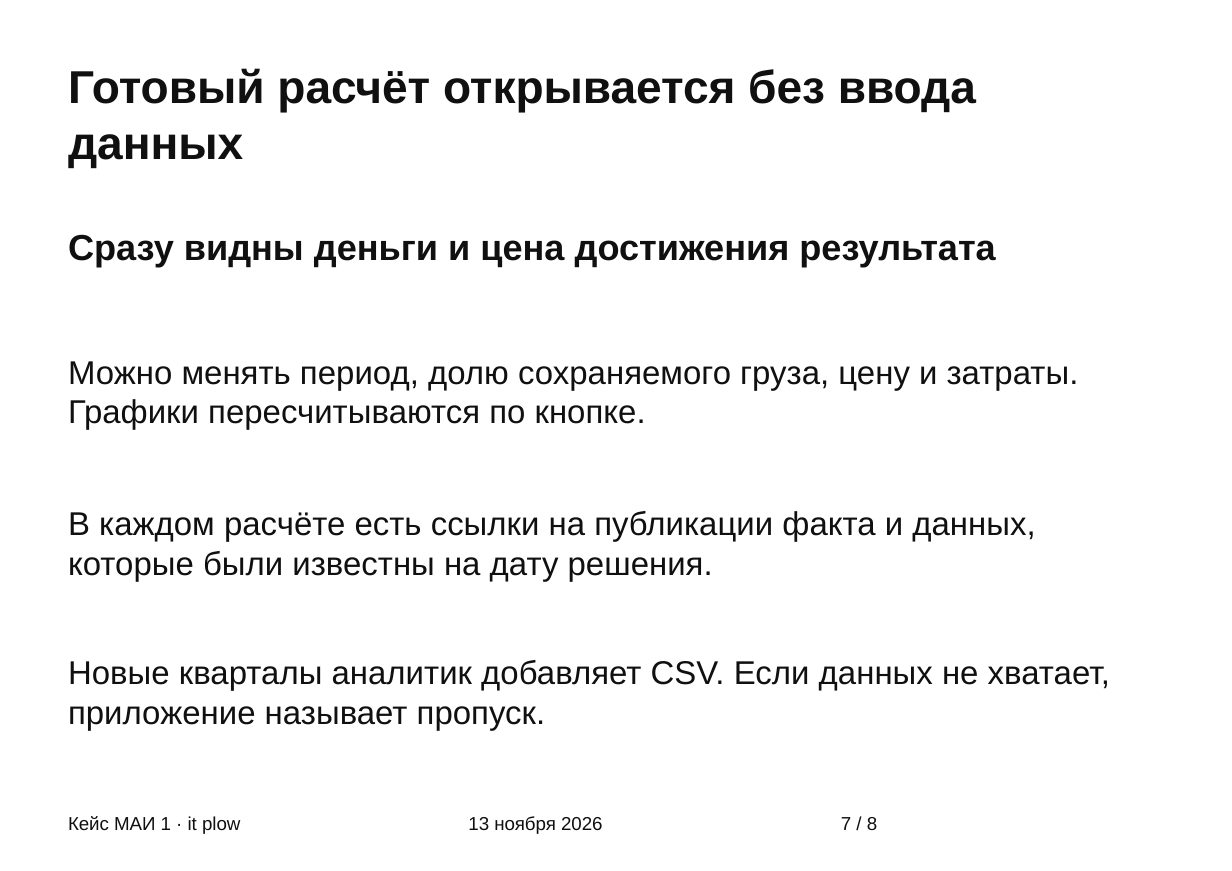
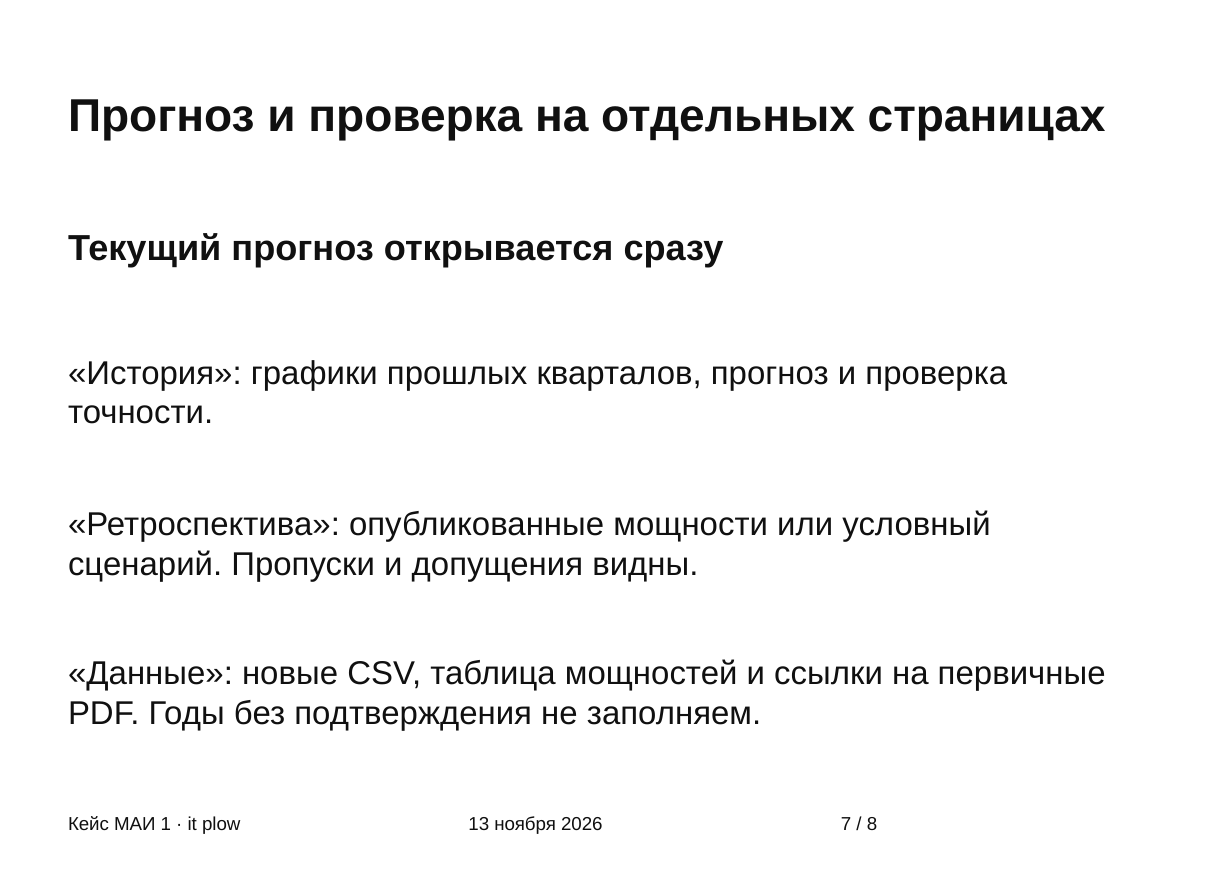
Before and after one commit to Maximoff35/mai-transport-forecast, a slide deck: slide 7 of 02 Защита/Защита.pptx. Drawn at 1232x871 pixels with LibreOffice and Linux fonts; fonts in the diff are those of the drawing. Boxes give left, top, right and bottom in pixels: in the first picture for what was removed or moved away, otherwise in the second. Text is boxed around its words. In the diff, an @@ line names an element or a change of style, - is before the commit and + after.

```diff
--- a/02 Защита/Защита.pptx
+++ b/02 Защита/Защита.pptx
@@ text at (x1=68, y1=99, x2=1106, y2=140): text changed @@
-Готовый расчёт открывается без ввода данных
+Прогноз и проверка на отдельных страницах
@@ text at (x1=68, y1=233, x2=724, y2=267): text changed @@
-Сразу видны деньги и цена достижения результата
+Текущий прогноз открывается сразу
@@ text at (x1=68, y1=360, x2=1007, y2=424): text changed @@
-Можно менять период, долю сохраняемого груза, цену и затраты. Графики пересчитываются по кнопке.
+«История»: графики прошлых кварталов, прогноз и проверка точности.
@@ text at (x1=68, y1=510, x2=990, y2=581): text changed @@
-В каждом расчёте есть ссылки на публикации факта и данных, которые были известны на дату решения.
+«Ретроспектива»: опубликованные мощности или условный сценарий. Пропуски и допущения видны.
@@ text at (x1=68, y1=659, x2=1106, y2=730): text changed @@
-Новые кварталы аналитик добавляет CSV. Если данных не хватает, приложение называет пропуск.
+«Данные»: новые CSV, таблица мощностей и ссылки на первичные PDF. Годы без подтверждения не заполняем.
```
Also in this commit, not shown: 2 other slides changed, 16 other files.
